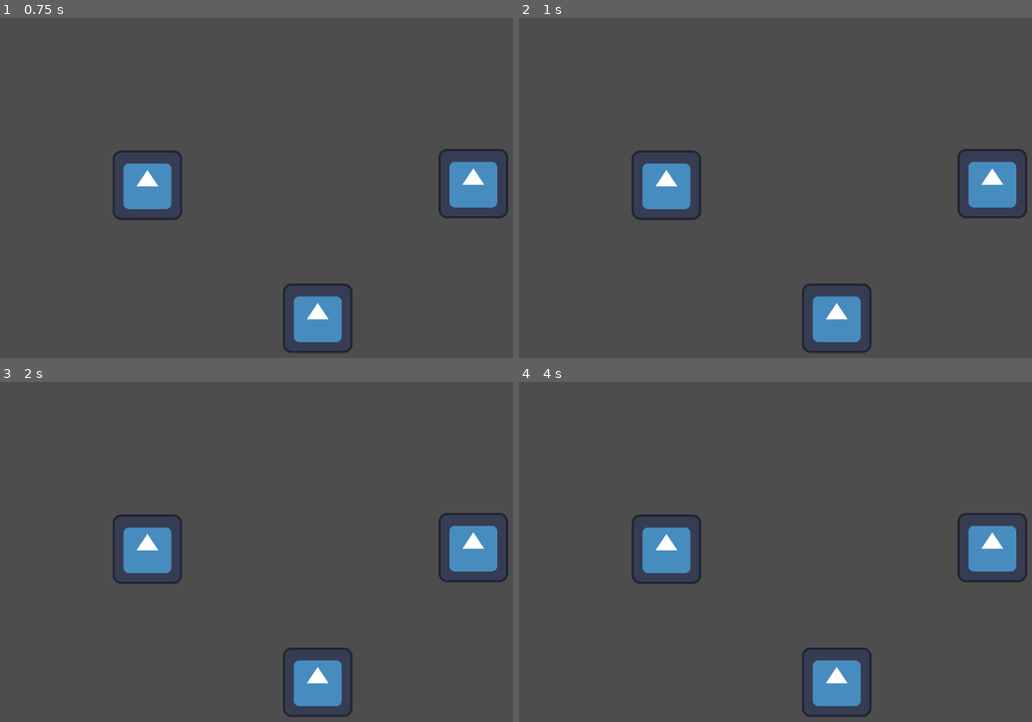
Above: before the commit, frames 1-4 (two rows, left to right).
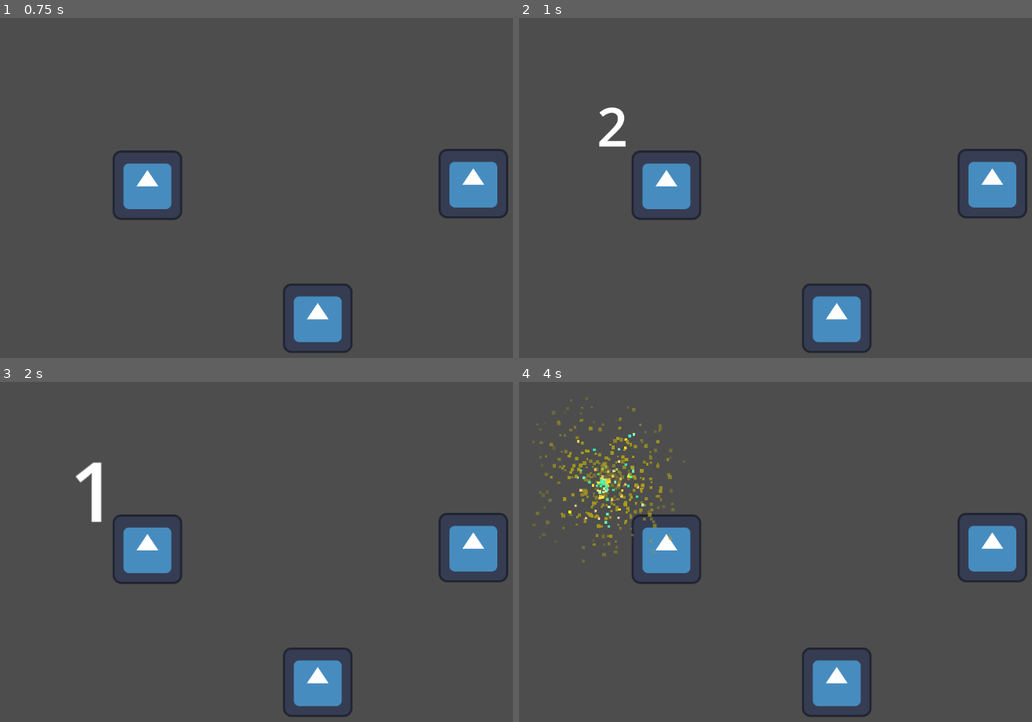
Above: after the commit, the same moments.

Repository: W00jo/mask-off
Game: Godot game, scene res://src/gamegame.tscn
Two runs of this game, one before a commit and one after it. Both use one fixed random seed, a clock stepped at 60 frames per second and the inputs below. This scene is started directly instead of the project's main scene. The engine's default icon, where the game draws it, is replaced by a stand-in: a white triangle on a blue panel in a dark square.
Inputs:
- Up to frame 1 (0.75 s): tap Enter at 0.5 s; hold Right (ui_right) from 0.53 s (still down); tap Z (press_z) at 0.6 s
- Up to frame 2 (1 s): keep holding Right (ui_right)
- Up to frame 3 (2 s): release Right (ui_right) at 1.28 s; hold Down (ui_down) from 1.28 s (still down); tap Z (press_z) at 1.35 s
- Up to frame 4 (4 s): release Down (ui_down) at 2.03 s; hold Right (ui_right) 2.03-2.78 s; tap Z (press_z) at 2.1, 2.85, 3.6 s; tap Space at 2.75 s; hold Up (ui_up) 2.78-3.53 s; hold Left (ui_left) from 3.53 s (still down)

Frame 1 is identical in both runs. In frame 2, 0.3% of the frame differs, in the area x 15-21%, y 26-38%; in frame 3, 0.5%; in frame 4, 1.6%, in the area x 2-31%, y 4-53%.

Commit message:
spawning random maps

Diff:
--- /dev/null
+++ b/scripts/base_map.gd
@@ -0,0 +1,28 @@
+extends Node2D
+
+class_name BaseMap
+
+var _used_spawn_points := 0
+
+@export var spawn_points: Array[Node2D]
+
+@onready var mask_spawner: MaskSpawner = $MaskSpawner
+
+# Called when the node enters the scene tree for the first time.
+func _ready() -> void:
+	pass # Replace with function body.
+
+func start():
+	mask_spawner.initialize()
+
+# Called every frame. 'delta' is the elapsed time since the previous frame.
+func _process(delta: float) -> void:
+	pass
+
+func get_free_spawn_point() -> Node2D:
+	if(_used_spawn_points <= spawn_points.size()):
+		return null
+
+	var node = spawn_points[_used_spawn_points]
+	_used_spawn_points += 1
+	return node
--- a/scripts/game_manager.gd
+++ b/scripts/game_manager.gd
@@ -1,10 +1,19 @@
 extends Node2D
 
+@export var maps: Array[PackedScene]
+
+var _current_map: BaseMap
 
 # Called when the node enters the scene tree for the first time.
 func _ready() -> void:
-	pass # Replace with function body.
+	randomize()
+	_spawn_map()
 
+func _spawn_map():
+	var index = randi() % maps.size()
+	_current_map = maps[index].instantiate()
+	add_child(_current_map)
+	_current_map.start()
 
 # Called every frame. 'delta' is the elapsed time since the previous frame.
 func _process(delta: float) -> void:
--- a/scripts/mask_spawner.gd
+++ b/scripts/mask_spawner.gd
@@ -1,5 +1,6 @@
 extends Node2D
 
+class_name MaskSpawner
 
 var max_ticks := 2
 var _current_ticks := 2
@@ -20,7 +21,7 @@
 
 # Called when the node enters the scene tree for the first time.
 func _ready() -> void:
-	initialize()
+	pass
 
 # Called every frame. 'delta' is the elapsed time since the previous frame.
 func _process(delta: float) -> void:
--- a/src/gamegame.tscn
+++ b/src/gamegame.tscn
@@ -2,6 +2,9 @@
 
 [ext_resource type="Texture2D" uid="uid://qix0oygodiat" path="res://icon.svg" id="1_hxats"]
 [ext_resource type="Script" uid="uid://deothbd7lj3ay" path="res://scripts/game_manager.gd" id="2_hxats"]
+[ext_resource type="PackedScene" uid="uid://d0e8l1jy46mm3" path="res://src/maps/map_1.tscn" id="3_uyu2i"]
+[ext_resource type="PackedScene" uid="uid://cw58umx5qon26" path="res://src/maps/map_2.tscn" id="4_xikop"]
+[ext_resource type="PackedScene" uid="uid://du82m1e2nx6e4" path="res://src/maps/map_3.tscn" id="5_adyk0"]
 
 [sub_resource type="RectangleShape2D" id="RectangleShape2D_qppop"]
 size = Vector2(128, 128)
@@ -46,3 +49,4 @@
 
 [node name="GameManager" type="Node2D" parent="." unique_id=517955868]
 script = ExtResource("2_hxats")
+maps = Array[PackedScene]([ExtResource("3_uyu2i"), ExtResource("4_xikop"), ExtResource("5_adyk0")])
--- /dev/null
+++ b/src/maps/base_map.tscn
@@ -0,0 +1,9 @@
+[gd_scene format=3 uid="uid://n04qbcl6c0oe"]
+
+[ext_resource type="Script" uid="uid://nqgsj2lvc458" path="res://scripts/base_map.gd" id="1_pbl6r"]
+[ext_resource type="PackedScene" uid="uid://vwin6y5xrqyc" path="res://src/mask_spawner.tscn" id="2_6iggk"]
+
+[node name="BaseMap" type="Node2D" unique_id=1175649286]
+script = ExtResource("1_pbl6r")
+
+[node name="MaskSpawner" parent="." unique_id=1271967546 instance=ExtResource("2_6iggk")]
--- /dev/null
+++ b/src/maps/map_1.tscn
@@ -0,0 +1,8 @@
+[gd_scene format=3 uid="uid://d0e8l1jy46mm3"]
+
+[ext_resource type="PackedScene" uid="uid://n04qbcl6c0oe" path="res://src/maps/base_map.tscn" id="1_tkn72"]
+
+[node name="BaseMap" unique_id=1175649286 instance=ExtResource("1_tkn72")]
+
+[node name="MaskSpawner" parent="." index="0" unique_id=1271967546]
+position = Vector2(677, 482)
--- /dev/null
+++ b/src/maps/map_2.tscn
@@ -0,0 +1,8 @@
+[gd_scene format=3 uid="uid://cw58umx5qon26"]
+
+[ext_resource type="PackedScene" uid="uid://n04qbcl6c0oe" path="res://src/maps/base_map.tscn" id="1_jkh1s"]
+
+[node name="BaseMap" unique_id=1175649286 instance=ExtResource("1_jkh1s")]
+
+[node name="MaskSpawner" parent="." index="0" unique_id=1271967546]
+position = Vector2(160, 185)
--- /dev/null
+++ b/src/maps/map_3.tscn
@@ -0,0 +1,8 @@
+[gd_scene format=3 uid="uid://du82m1e2nx6e4"]
+
+[ext_resource type="PackedScene" uid="uid://n04qbcl6c0oe" path="res://src/maps/base_map.tscn" id="1_as2kr"]
+
+[node name="BaseMap" unique_id=1175649286 instance=ExtResource("1_as2kr")]
+
+[node name="MaskSpawner" parent="." index="0" unique_id=1271967546]
+position = Vector2(160, 185)
Not shown, added: scripts/base_map.gd.uid
